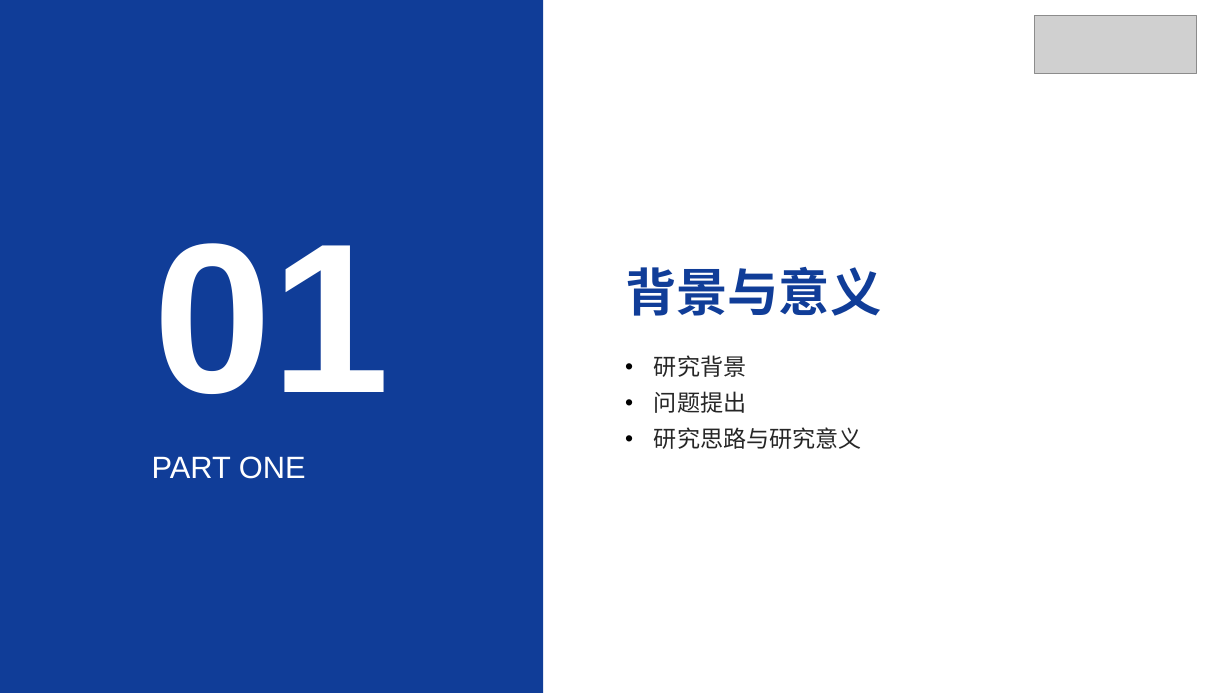
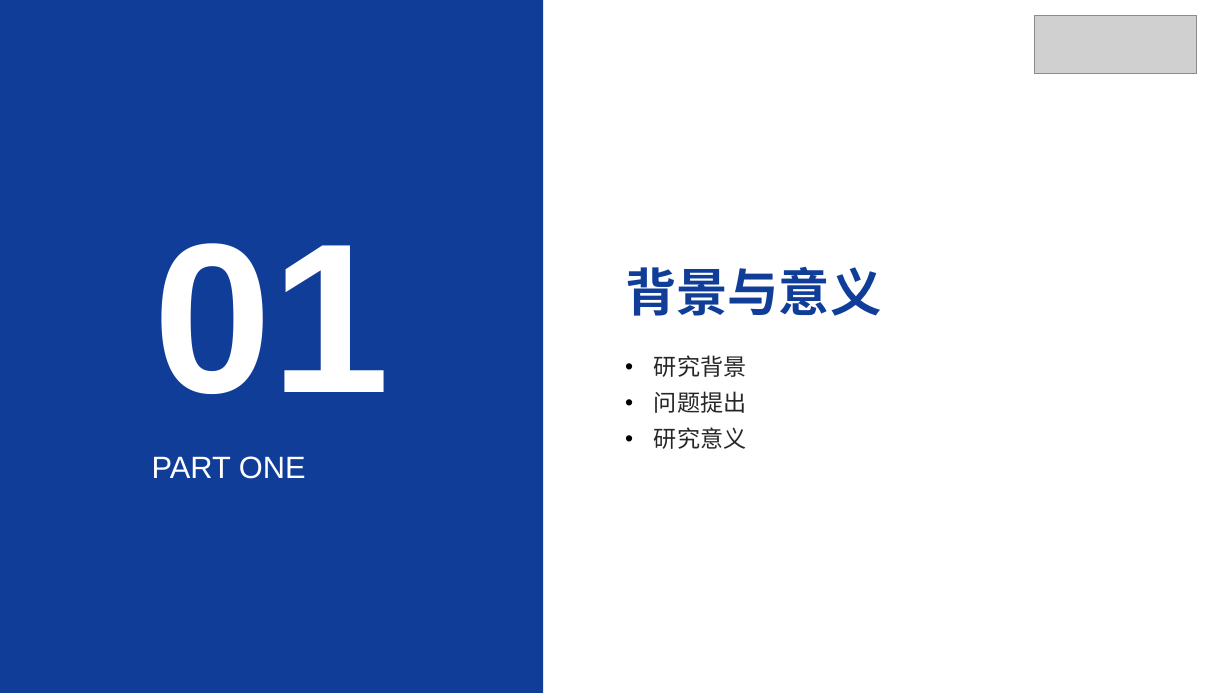
Before and after one commit to irving-2222/Graduation-Thesis, a slide deck: slide 3 of 开题答辩.pptx. Drawn at 1232x693 pixels with LibreOffice and Linux fonts; fonts in the diff are those of the drawing; grey boxes stand for pictures. Boxes give left, top, right and bottom in pixels: in the first picture for what was removed or moved away, otherwise in the second. Text is boxed around its words. In the diff, an @@ line names an element or a change of style, - is before the commit and + after.

```diff
--- a/开题答辩.pptx
+++ b/开题答辩.pptx
@@ text at [654, 427, 746, 449]: text changed @@
-• 研究思路与研究意义
+• 研究意义
```
Also in this commit, not shown: 1 other slide changed.
